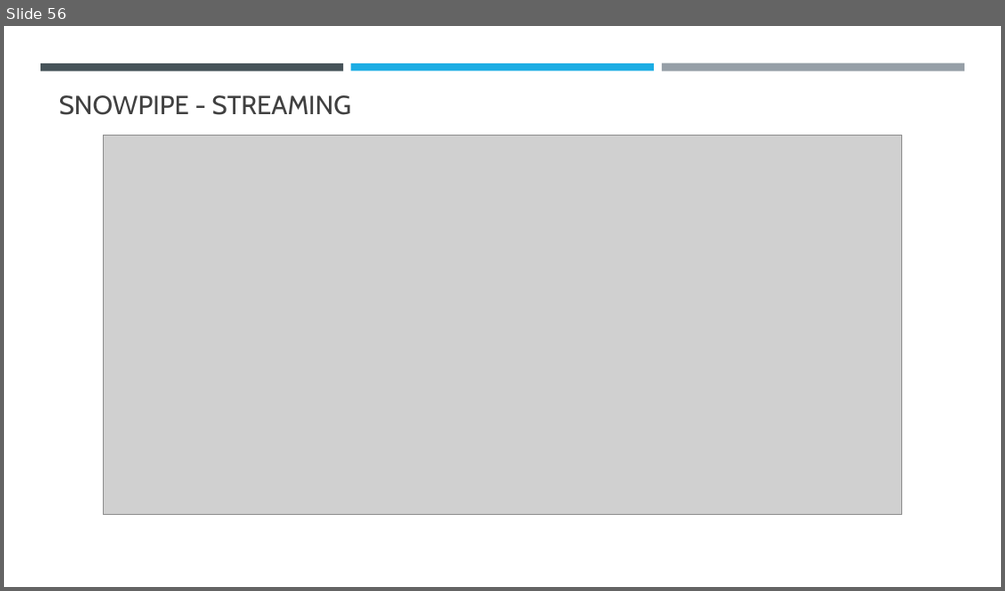
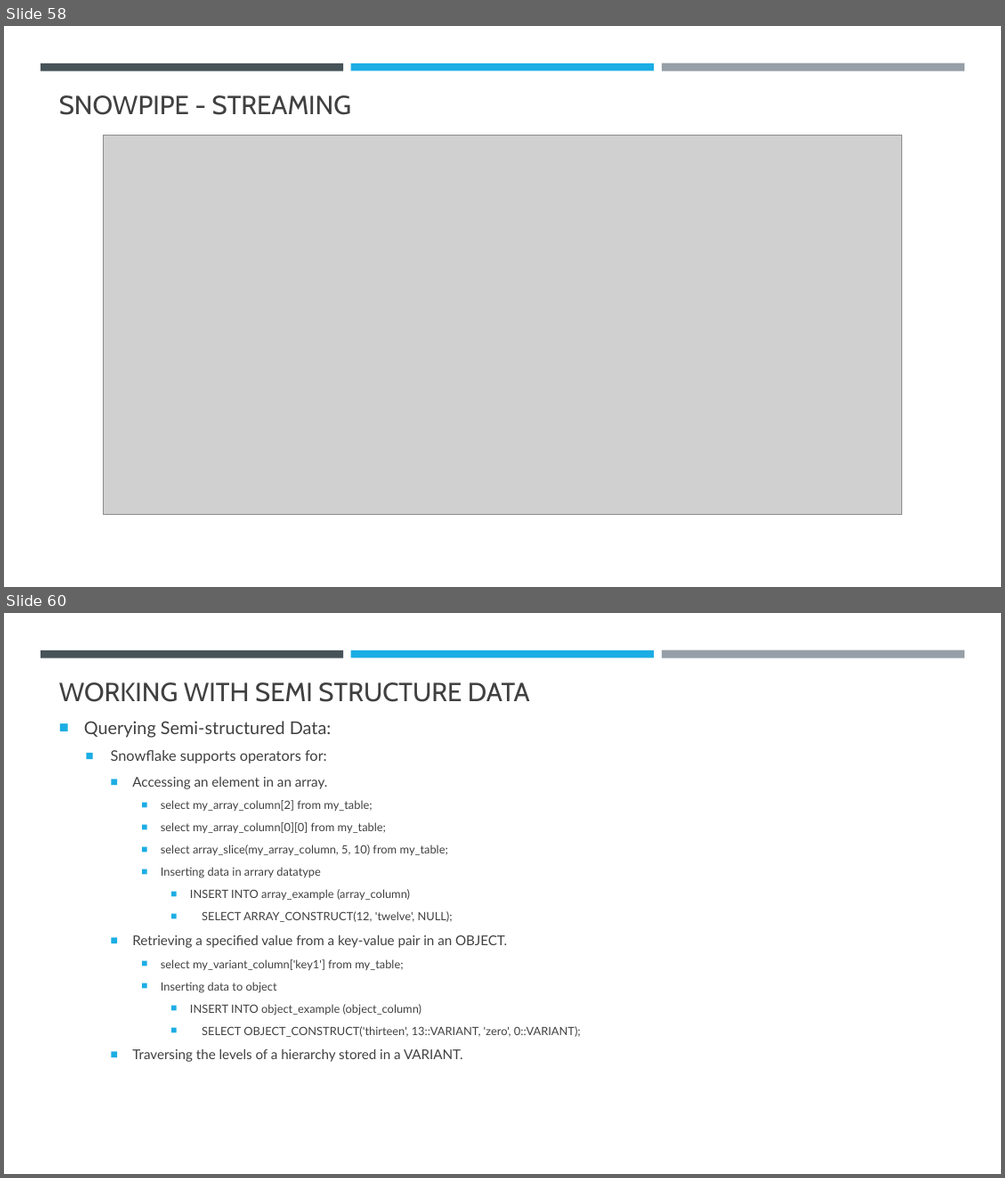
Before and after one commit to umeshmahajan/azure-brainworks2023, a slide deck: docs/Azure-Snowflake.pptx. Shown one above the other, each under a label of ours: slide 56 before the commit, slides 58 and 60 after it; the slides between them are not shown. The pictures are 1005x591 and 1005x1178 pixels, drawn with LibreOffice and Linux fonts; fonts in the diff are those of the drawing; grey boxes stand for pictures. Boxes give left, top, right and bottom in pixels: in the first picture for what was removed or moved away, otherwise in the second. Text is boxed around its words. In the diff, an @@ line names an element or a change of style, - is before the commit and + after.

```diff
--- a/docs/Azure-Snowflake.pptx
+++ b/docs/Azure-Snowflake.pptx
@@ slide 60 added at (x1=4, y1=613, x2=1001, y2=1174), background #FFFFFF; not listed: 3 template elements that a slide beside it also shows @@
@@ title added at (x1=59, y1=682, x2=530, y2=702), 25.2 pt, text #404040 @@
+WORKING WITH SEMI STRUCTURE DATA
@@ text added at (x1=84, y1=721, x2=581, y2=1062), 11 pt, text #404040 @@
+■ Querying Semi-structured Data:
+  ■ Snowflake supports operators for:
+    ■ Accessing an element in an array.
+      ■ select my_array_column[2] from my_table;
+      ■ select my_array_column[0][0] from my_table;
+      ■ select array_slice(my_array_column, 5, 10) from my_table;
+      ■ Inserting data in arrary datatype
+        ■ INSERT INTO array_example (array_column)
+        ■ SELECT ARRAY_CONSTRUCT(12, 'twelve', NULL);
+    ■ Retrieving a specified value from a key-value pair in an OBJECT.
+      ■ select my_variant_column['key1'] from my_table;
+      ■ Inserting data to object
+        ■ INSERT INTO object_example (object_column)
+        ■ SELECT OBJECT_CONSTRUCT('thirteen', 13::VARIANT, 'zero', 0::VARIANT);
+    ■ Traversing the levels of a hierarchy stored in a VARIANT.
@@ what was slide 56 is now slide 58 @@
```
Also in this commit, not shown: 2 slides changed, 9 other slides added, 3 other files.
